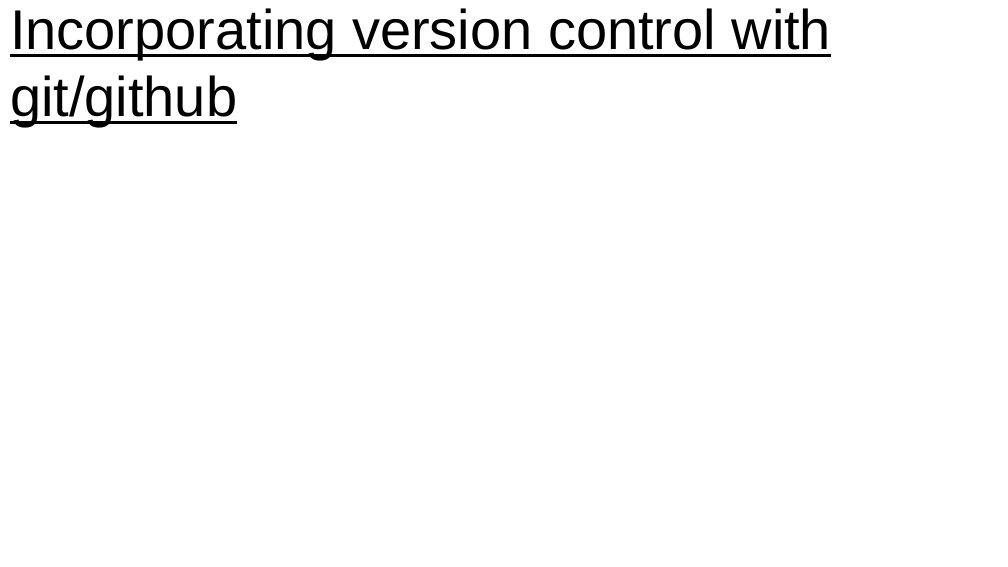
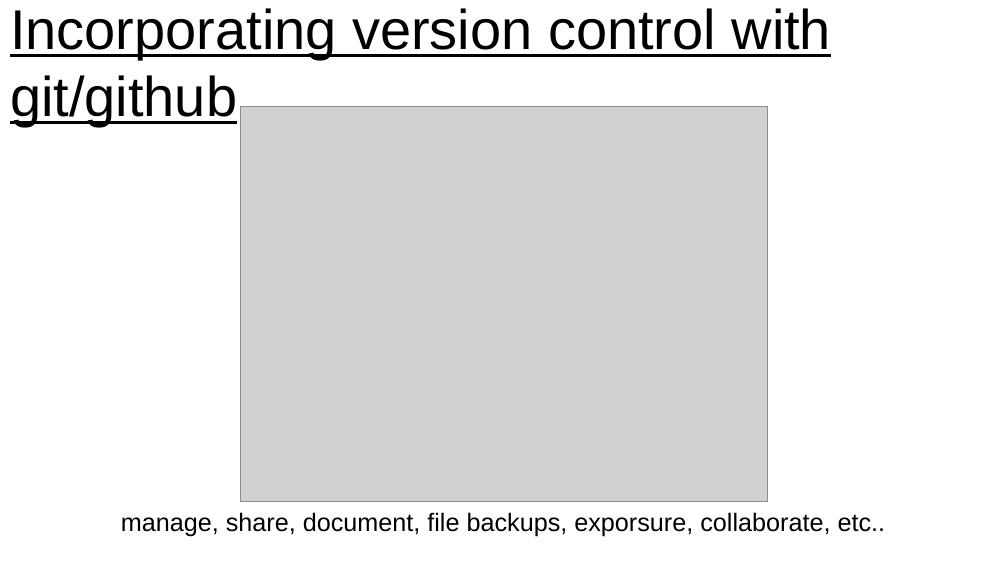
Before and after one commit to jennahamlin/GiGte, a slide deck: slide 13 of GiGte.pptx (slide 14 before the commit). Drawn at 1008x567 pixels with LibreOffice and Linux fonts; fonts in the diff are those of the drawing; grey boxes stand for pictures. Boxes give left, top, right and bottom in pixels: in the first picture for what was removed or moved away, otherwise in the second. Text is boxed around its words. In the diff, an @@ line names an element or a change of style, - is before the commit and + after.

Commit message:
last slide complete

```diff
--- a/GiGte.pptx
+++ b/GiGte.pptx
@@ picture added at (x1=241, y1=107, x2=767, y2=502) @@
@@ text added at (x1=121, y1=512, x2=886, y2=537), 18 pt, text #000000 @@
+manage, share, document, file backups, exporsure, collaborate, etc..
```
Also in this commit, not shown: 2 other slides changed, 1 slide removed, 2 other files.
